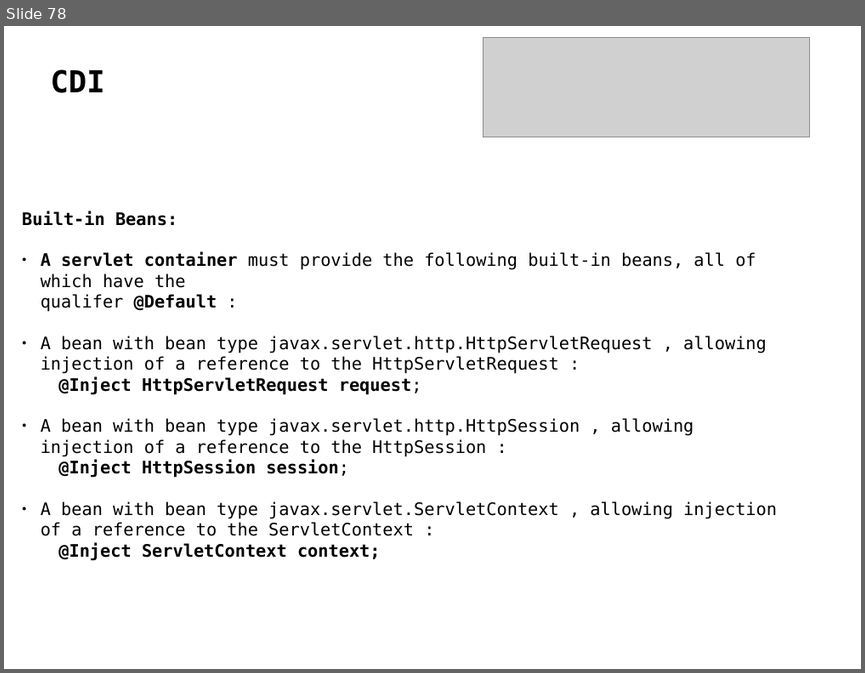
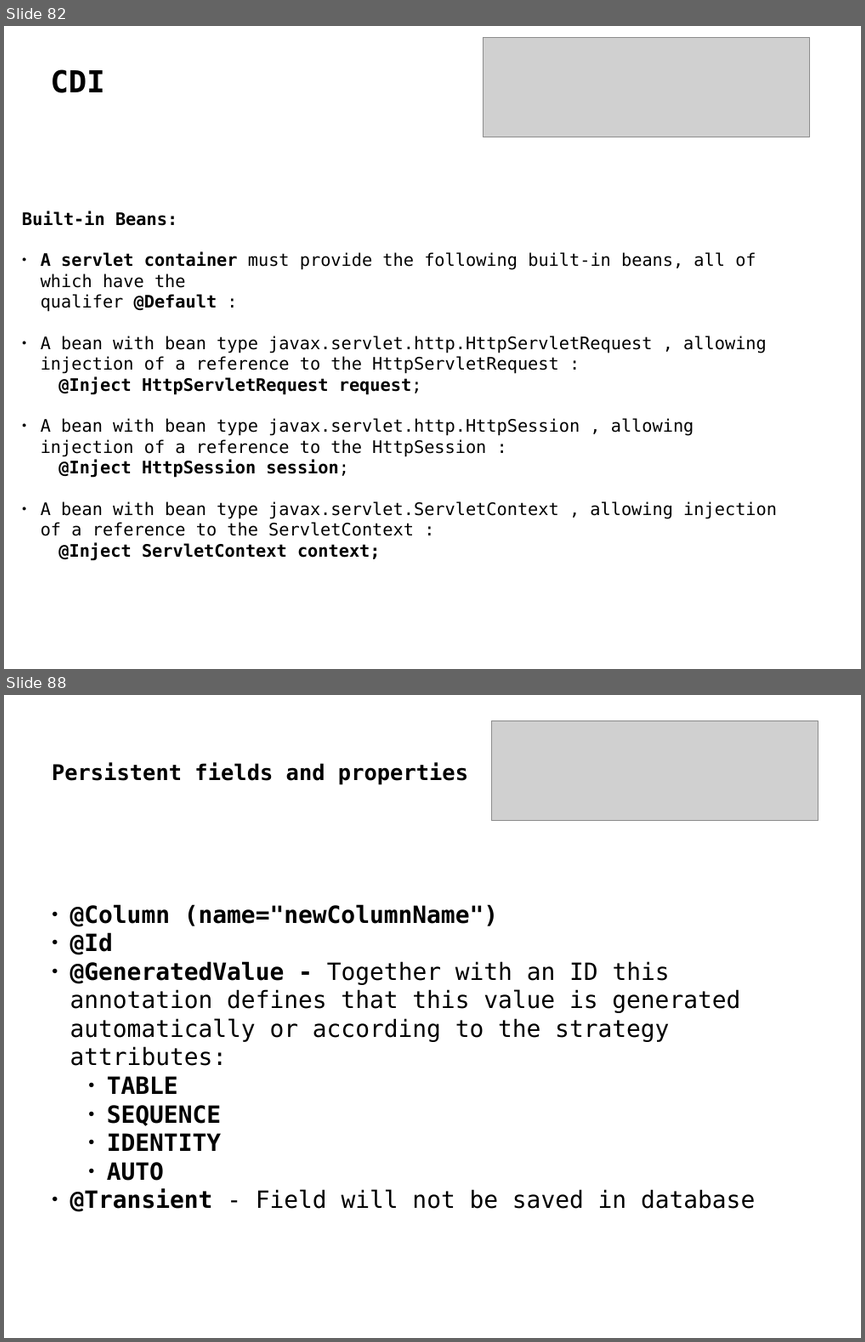
Before and after one commit to delia-popescu/javaee-demo, a slide deck: javaee7.odp. Shown one above the other, each under a label of ours: slide 78 before the commit, slides 82 and 88 after it; the slides between them are not shown. The pictures are 865x673 and 865x1342 pixels, drawn with LibreOffice and Linux fonts; fonts in the diff are those of the drawing; grey boxes stand for pictures. Boxes give left, top, right and bottom in pixels: in the first picture for what was removed or moved away, otherwise in the second. Text is boxed around its words. In the diff, an @@ line names an element or a change of style, - is before the commit and + after.

```diff
--- a/javaee7.odp
+++ b/javaee7.odp
@@ slide 88 added at (x1=4, y1=695, x2=861, y2=1338), background #FFFFFF @@
@@ picture added at (x1=492, y1=721, x2=818, y2=820) @@
@@ title added at (x1=52, y1=763, x2=468, y2=785), 20 pt, text #000000, bold @@
+Persistent fields and properties
@@ text added at (x1=70, y1=904, x2=755, y2=1212), 22 pt, text #000000 @@
+● @Column (name="newColumnName")
+● @Id
+● @GeneratedValue - Together with an ID this annotation defines that this value is generated automatically or according to the strategy attributes:
+    ● TABLE
+    ● SEQUENCE
+    ● IDENTITY
+    ● AUTO
+● @Transient - Field will not be saved in database
@@ what was slide 78 is now slide 82 @@
```
Also in this commit, not shown: 31 other slides added, 26 slides removed, 43 other files.
